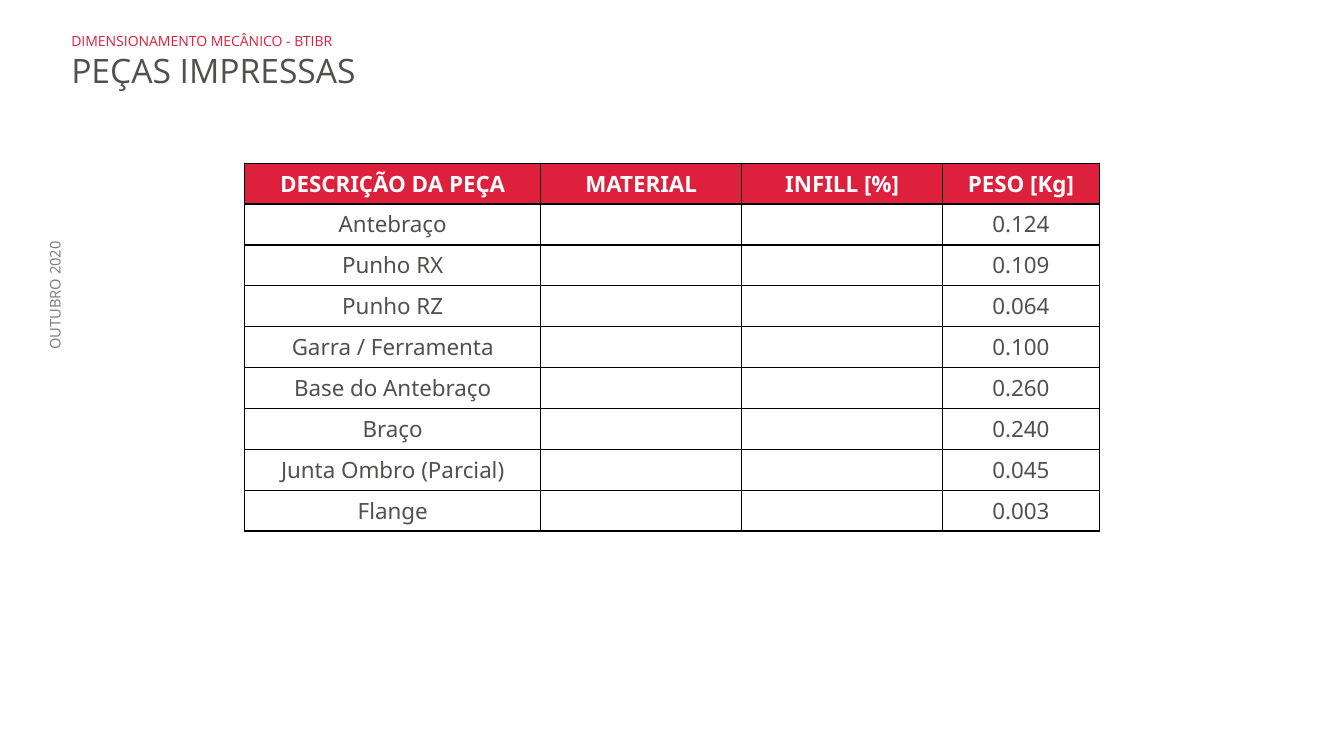
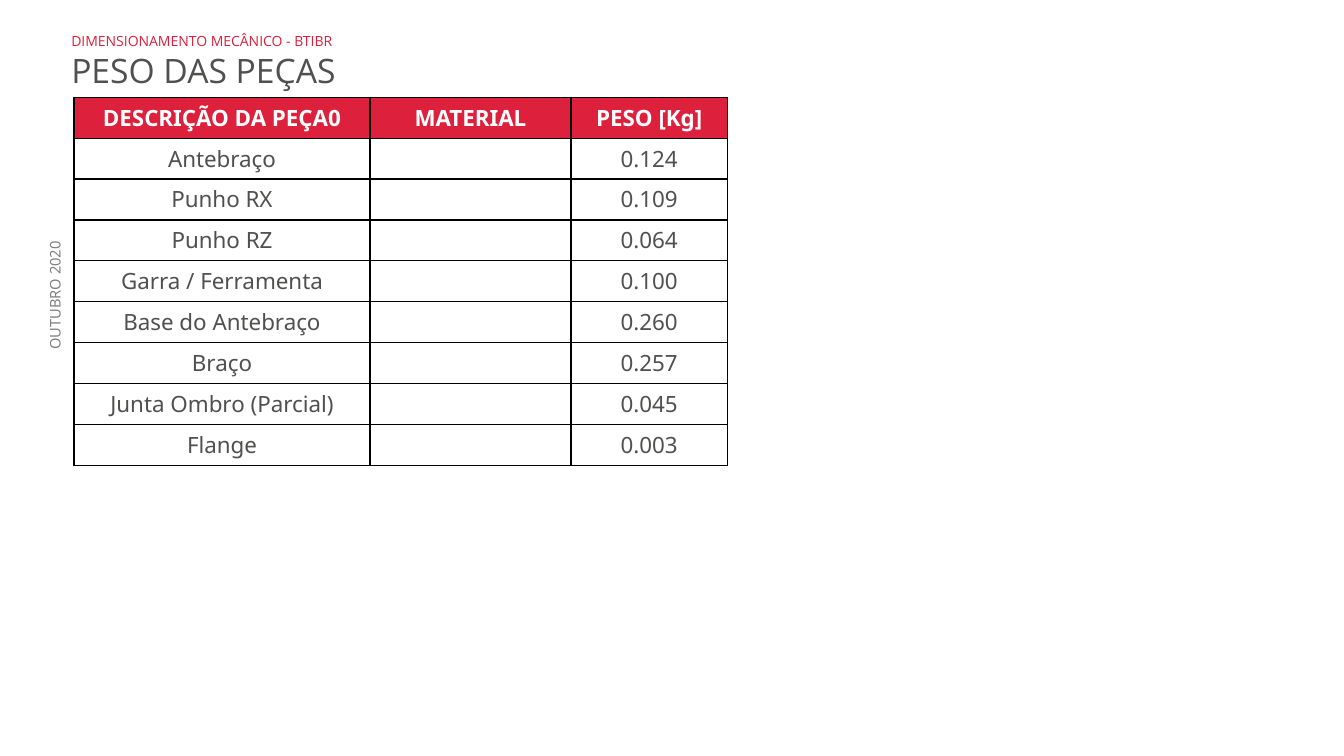
Before and after one commit to BTIBR/Projeto-Mecanico, a slide deck: slide 4 of Arquivos Gerais/Análises e Cálculos/Dimensionamento Mecânico BTIBR.pptx. Drawn at 1344x756 pixels with LibreOffice and Linux fonts; fonts in the diff are those of the drawing; background and template pictures are left out. Boxes give left, top, right and bottom in pixels: in the first picture for what was removed or moved away, otherwise in the second. Text is boxed around its words. In the diff, an @@ line names an element or a change of style, - is before the commit and + after.

```diff
--- a/Arquivos Gerais/Análises e Cálculos/Dimensionamento Mecânico BTIBR.pptx
+++ b/Arquivos Gerais/Análises e Cálculos/Dimensionamento Mecânico BTIBR.pptx
@@ text at bbox=[71, 58, 336, 91]: text changed @@
-PEÇAS IMPRESSAS
+PESO DAS PEÇAS
@@ table at bbox=[74, 98, 727, 466] @@
-column 1, row 1: DESCRIÇÃO DA PEÇA
+column 1, row 1: DESCRIÇÃO DA PEÇA0
-column 3: INFILL [%] |  |  |  |  |  |  |  | 
-column 4: PESO [Kg] | 0.124 | 0.109 | 0.064 | 0.100 | 0.260 | 0.240 | 0.045 | 0.003
+column 3: PESO [Kg] | 0.124 | 0.109 | 0.064 | 0.100 | 0.260 | 0.257 | 0.045 | 0.003
@@ table: place and size @@
-table at bbox=[245, 163, 1099, 531]
+table at bbox=[74, 98, 727, 466]
```
Also in this commit, not shown: 6 other slides changed, 36 other files.
